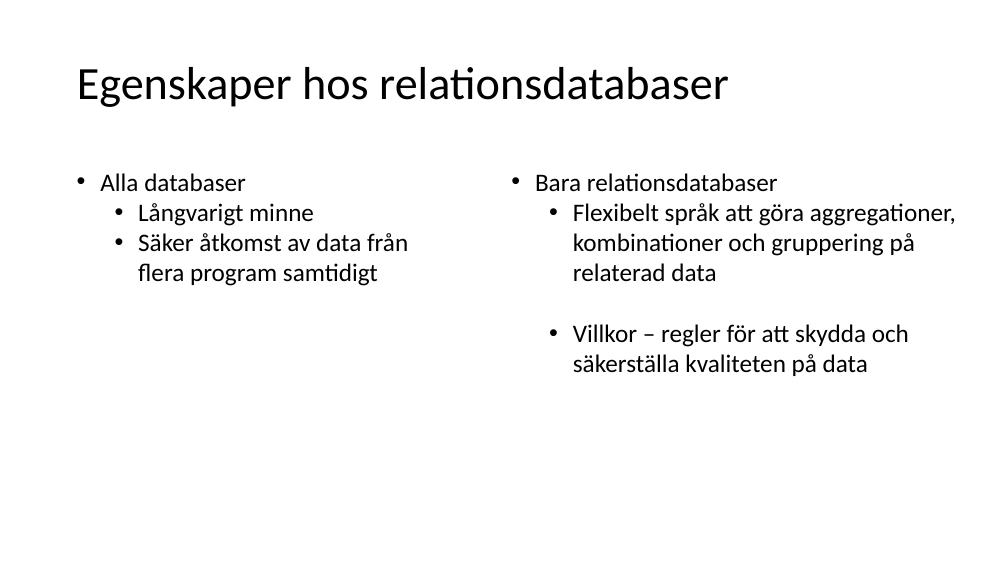
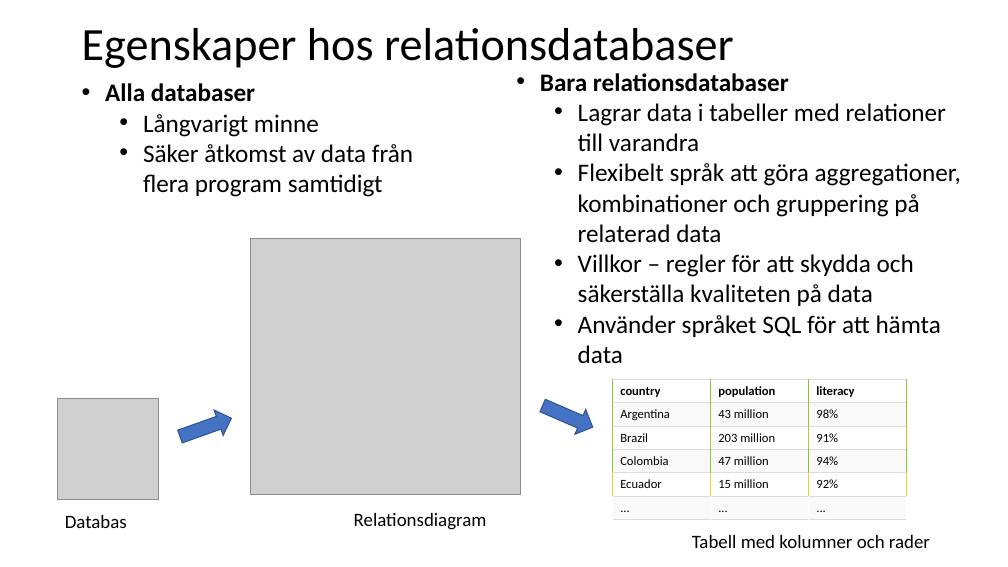
Before and after one commit to abbjetmus/FN-projekt, a slide deck: slide 3 of Relationsdatabaser.pptx. Drawn at 1008x567 pixels with LibreOffice and Linux fonts; fonts in the diff are those of the drawing; grey boxes stand for pictures. Boxes give left, top, right and bottom in pixels: in the first picture for what was removed or moved away, otherwise in the second. Text is boxed around its words. In the diff, an @@ line names an element or a change of style, - is before the commit and + after.

```diff
--- a/Relationsdatabaser.pptx
+++ b/Relationsdatabaser.pptx
@@ title "Egenskaper hos relationsdatabaser": place and size @@
-title "Egenskaper hos relationsdatabaser" at [77, 67, 729, 107]
+title "Egenskaper hos relationsdatabaser" at [82, 28, 734, 68]
@@ text "Alla databaser": place and size @@
-text "Alla databaser" at [100, 173, 408, 286]
+text "Alla databaser" at [105, 83, 413, 197]
@@ text at [105, 83, 255, 102]: bold on in "Alla databaser" @@
@@ text "Bara relationsdatabaser": place and size @@
-text "Bara relationsdatabaser" at [535, 173, 956, 376]
+text "Bara relationsdatabaser" at [540, 73, 961, 363]
@@ text at [540, 73, 789, 92]: bold on in "Bara relationsdatabaser" @@
@@ text at [578, 103, 946, 152]: paragraph added @@
+  • Lagrar data i tabeller med relationer till varandra
@@ picture added at [250, 238, 520, 494] @@
@@ text at [578, 315, 941, 363]: paragraph added @@
+  • Använder språket SQL för att hämta data
@@ table added at [613, 380, 907, 520], 6 rows, 3 columns @@
+country | population | literacy
+Argentina | 43 million | 98%
+Brazil | 203 million | 91%
+Colombia | 47 million | 94%
+Ecuador | 15 million | 92%
+... | ... | ...
@@ picture added at [57, 399, 158, 500] @@
@@ right arrow added at [175, 405, 236, 449], fill #4472C4, outline #325491 1 pt @@
@@ right arrow added at [538, 393, 598, 440], fill #4472C4, outline #325491 1 pt @@
@@ text added at [65, 515, 127, 528], 18 pt, text #000000 @@
+Databas
@@ text added at [354, 513, 487, 530], 18 pt, text #000000 @@
+Relationsdiagram
@@ text added at [692, 535, 930, 548], 18 pt, text #000000 @@
+Tabell med kolumner och rader
```
Also in this commit, not shown: 1 other slide changed, 3 slides added, 3 other files.
